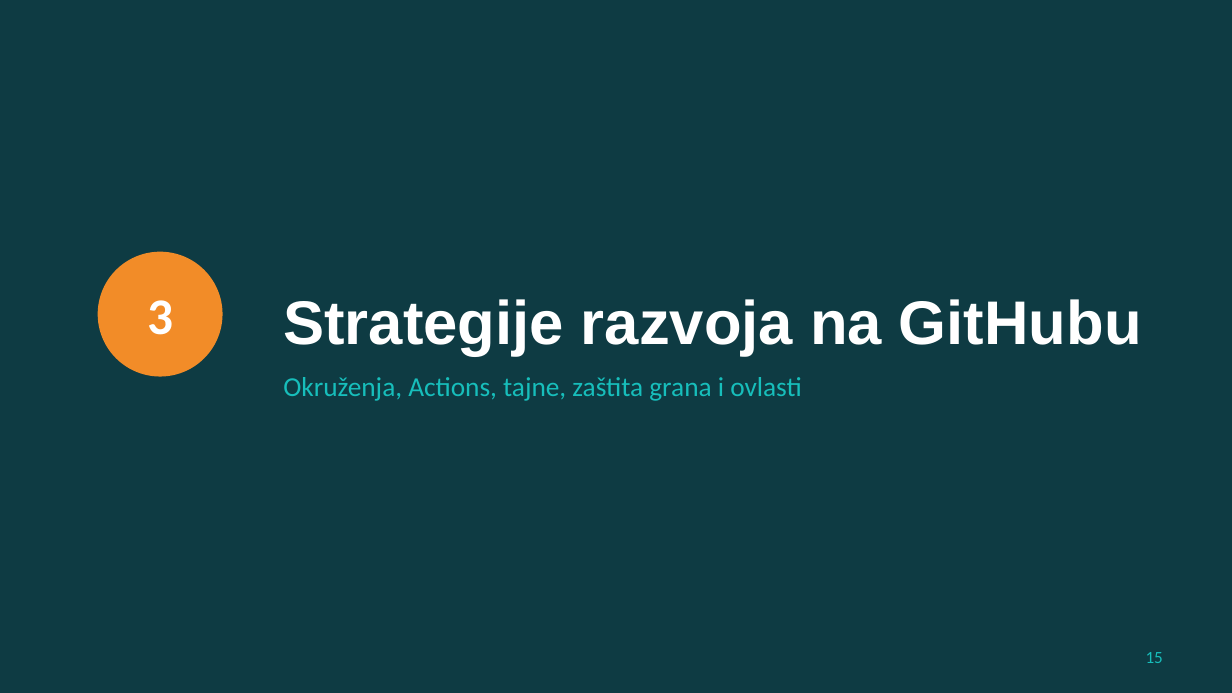
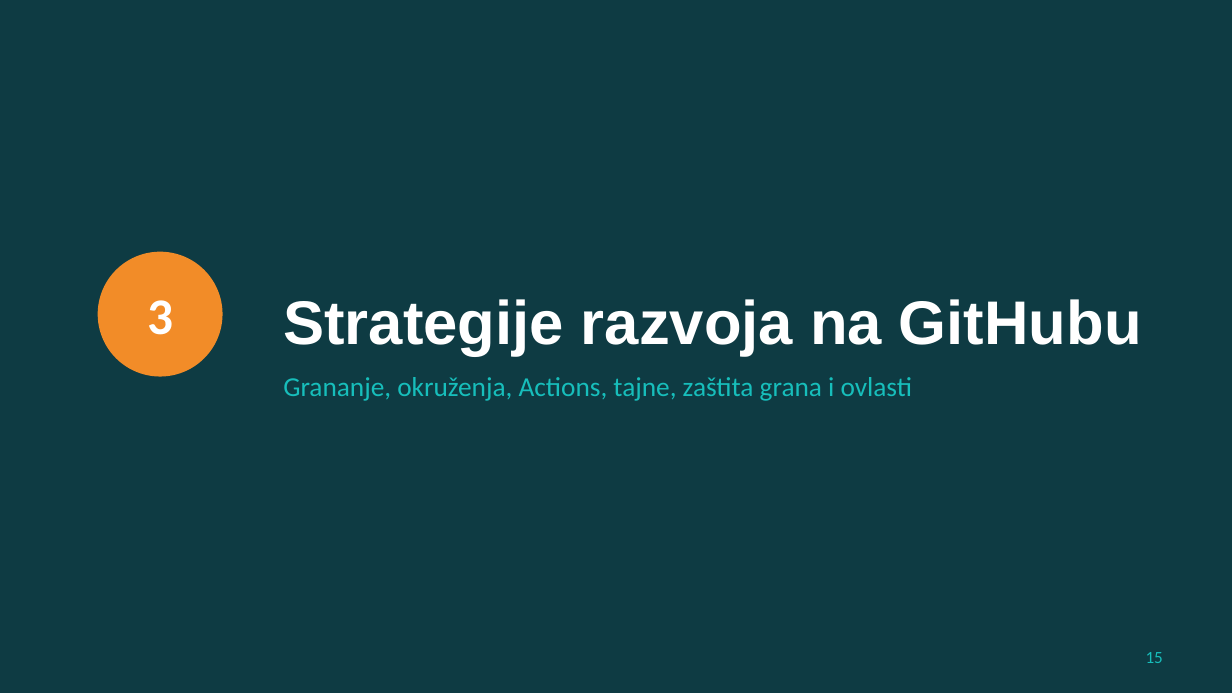
Before and after one commit to unipu-praktikum-razvojne-operacije/praktikum, a slide deck: slide 15 of 2. Verzioniranje, strategije, kolaboracija u git-u, Ollama/blok-a-predavanje.pptx. Drawn at 1232x693 pixels with LibreOffice and Linux fonts; fonts in the diff are those of the drawing. Boxes give left, top, right and bottom in pixels: in the first picture for what was removed or moved away, otherwise in the second. Text is boxed around its words. In the diff, an @@ line names an element or a change of style, - is before the commit and + after.

```diff
--- a/2. Verzioniranje, strategije, kolaboracija u git-u, Ollama/blok-a-predavanje.pptx
+++ b/2. Verzioniranje, strategije, kolaboracija u git-u, Ollama/blok-a-predavanje.pptx
@@ text at (283, 377, 913, 401): text changed @@
-Okruženja, Actions, tajne, zaštita grana i ovlasti
+Grananje, okruženja, Actions, tajne, zaštita grana i ovlasti
```
Also in this commit, not shown: 2 other slides changed, 1 slide added, 1 other file.
